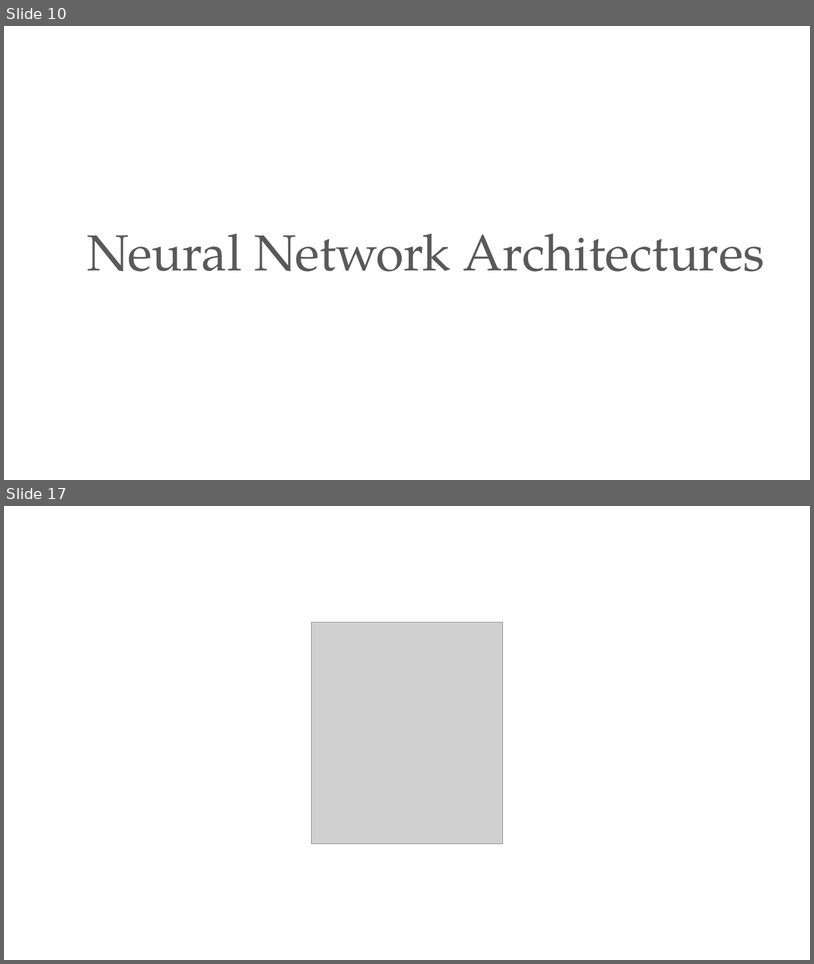
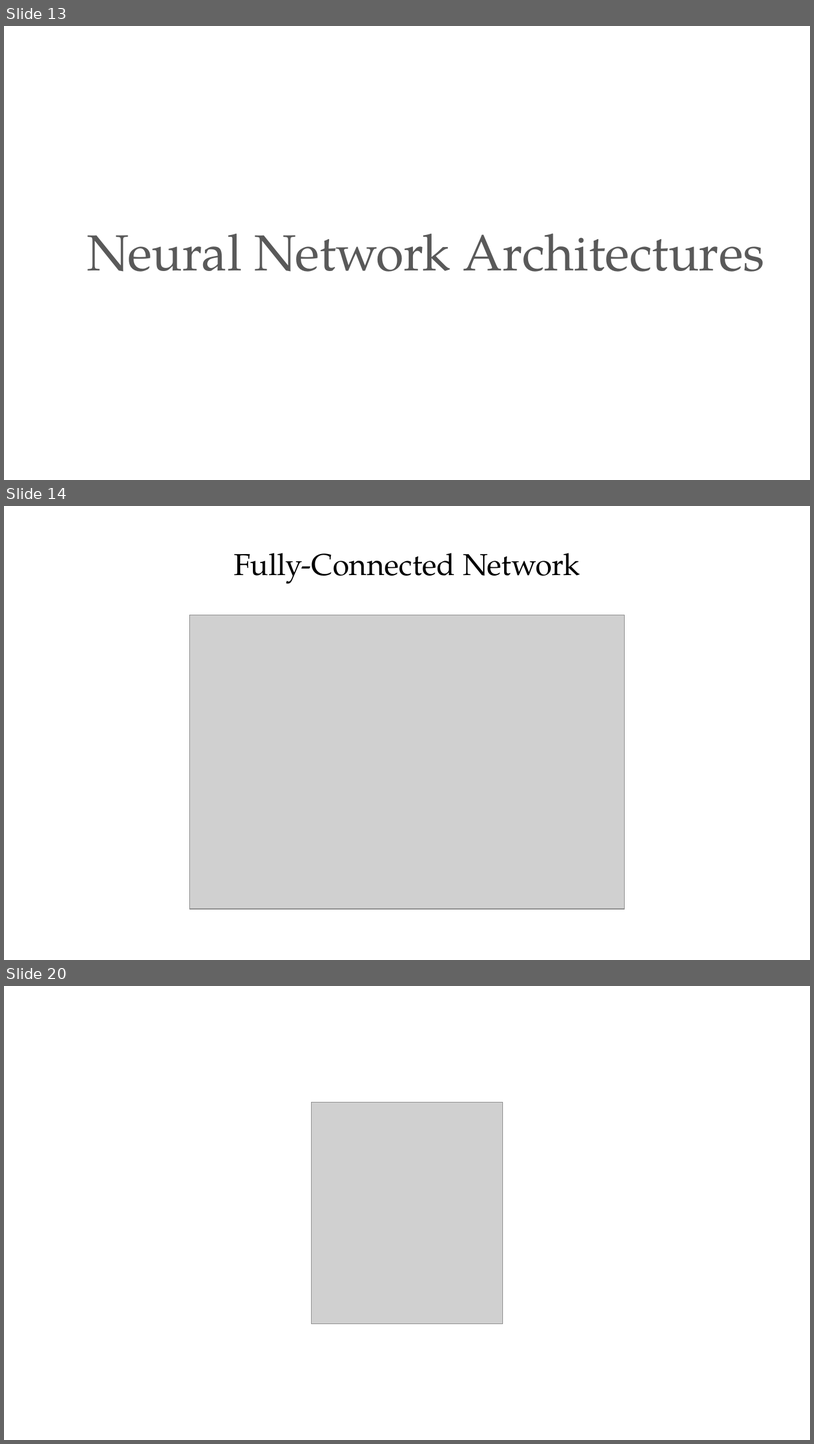
Before and after one commit to PracticumAI/deep_learning, a slide deck: presentations/01_deep_learn_intro.pptx. Shown one above the other, each under a label of ours: slides 10 and 17 before the commit, slides 13, 14 and 20 after it; the slides between them are not shown. The pictures are 814x964 and 814x1444 pixels, drawn with LibreOffice and Linux fonts; fonts in the diff are those of the drawing; grey boxes stand for pictures. Boxes give left, top, right and bottom in pixels: in the first picture for what was removed or moved away, otherwise in the second. Text is boxed around its words. In the diff, an @@ line names an element or a change of style, - is before the commit and + after.

```diff
--- a/presentations/01_deep_learn_intro.pptx
+++ b/presentations/01_deep_learn_intro.pptx
@@ slide 14 added at bbox=[4, 506, 810, 960], background #FFFFFF @@
@@ title added at bbox=[234, 553, 580, 584], 36 pt, text #000000 @@
+Fully-Connected Network
@@ picture added at bbox=[190, 615, 624, 909] @@
@@ what was slide 10 is now slide 13 @@
@@ what was slide 17 is now slide 20 @@
```
Also in this commit, not shown: 4 slides changed, 7 other slides added, 5 slides removed.
